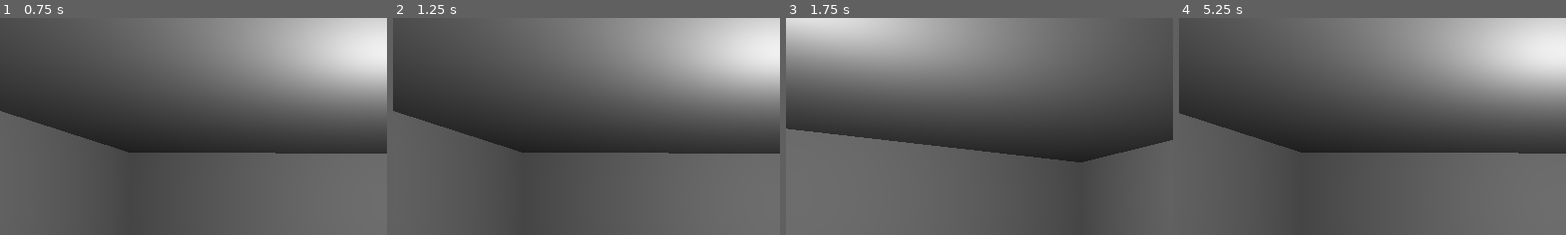
Above: before the commit, frames 1-4 (left to right).
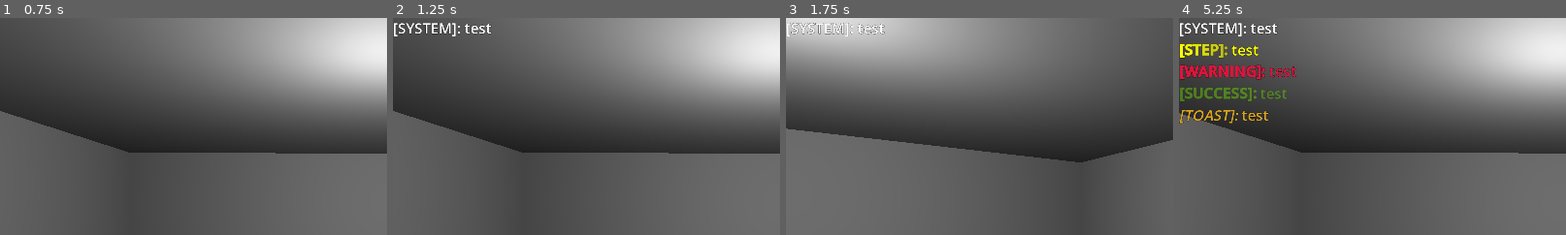
Above: after the commit, the same moments.

Repository: outget/Intensive-Care-Unit
Game: Godot game, scene res://scenes/icu.tscn
The game is run twice, just before and just after one commit, with the same random seed, the same clock (stepped at 60 frames per second) and the same inputs.
Inputs (mouse positions are % of the whole screen's width and height, from its top left):
- Up to frame 1 (0.75 s): tap Enter at 0.5 s; move the mouse to (45, 70) at 0.52 s; click (45, 70) at 0.67 s
- Up to frame 2 (1.25 s): no input
- Up to frame 3 (1.75 s): move the mouse to (80, 65) at 1.27 s; click (80, 65) at 1.42 s
- Up to frame 4 (5.25 s): move the mouse to (20, 35) at 2.02 s; click (20, 35) at 2.17 s; move the mouse to (55, 50) at 2.77 s; click (55, 50) at 2.92 s; tap Space at 3.5 s; move the mouse to (35, 25) at 3.52 s; click (35, 25) at 3.67 s; move the mouse to (72, 45) at 4.27 s; click (72, 45) at 4.42 s; move the mouse to (30, 55) at 5.02 s; click (30, 55) at 5.17 s
The pictures show only the part of the screen within x 0-50%, y 0-50%; the shares and areas given below are measured in that part.

Frame 1 is identical in both runs. In frame 2, 0.6% of the frame differs, in the area x 0-26%, y 2-9%; in frame 3, 0.6%; in frame 4, 3.5%, in the area x 0-31%, y 2-49%.

Commit message:
added messaging system, started json parsing

Diff:
--- /dev/null
+++ b/json/scenario.json
@@ -0,0 +1,245 @@
+{
+  "schema_version": "1.0",
+  "scenario_meta": {
+	"id": "icu_scenario_hypoxia_v1",
+	"title": "ΜΕΘ: Διαχείριση Υποξαιμίας & Αναπνευστήρα",
+	"description": "Σενάριο διαχείρισης πτώσης κορεσμού με χρήση αναπνευστήρα και υποχρεωτική ψηφιακή τεκμηρίωση.",
+	"estimated_duration_minutes": 8,
+	"difficulty": "Intermediate",
+	"learning_goals": [
+	  "Αναγνώριση κλινικού συναγερμού (SpO2)",
+	  "Αλληλεπίδραση με hotspots (Αναπνευστήρας, Μόνιτορ)",
+	  "Χρήση Documentation Gates στο e-Health module",
+      "Τήρηση πρωτοκόλλου κλιμάκωσης"
+	]
+  },
+  "initial_state": {
+	"time_elapsed": 0,
+	"current_score": 100,
+	"flags": {
+	  "assessment_complete": false,
+	  "oxygen_adjusted": false,
+	  "documentation_1_complete": false,
+	  "escalation_complete": false,
+	  "documentation_2_complete": false
+	},
+	"vitals": {
+	  "hr": 110,
+	  "spo2": 88,
+	  "rr": 24,
+	  "bp": "125/80",
+	  "temp": 37.0
+	},
+	"ui": {
+	  "active_hotspots": [
+		"hs_monitor",
+		"hs_patient",
+		"hs_ventilator",
+		"hs_ehr",
+        "hs_call"
+	  ],
+	  "monitor_alert": true
+	}
+  },
+  "hotspots": [
+	{ "id": "hs_monitor", "label": "Μόνιτορ Ζωτικών (Monitor)" },
+	{ "id": "hs_patient", "label": "Ασθενής/Κλίνη (Patient)" },
+	{ "id": "hs_ventilator", "label": "Αναπνευστήρας (Ventilator)" },
+	{ "id": "hs_ehr", "label": "Τερματικό EHR (e-Health)" },
+	{ "id": "hs_call", "label": "Κουμπί Κλήσης (Call Button)" }
+  ],
+  "ehr_config": {
+	"forms": {
+	  "assessment_form": {
+		"title": "Κλινική Αξιολόγηση",
+		"fields": ["observation", "skin_color", "consciousness"]
+	  },
+	  "intervention_form": {
+		"title": "Παρεμβάσεις / Ρυθμίσεις",
+		"fields": ["device", "fiO2_setting", "flow_rate"]
+	  },
+	  "communication_log": {
+		"title": "Ημερολόγιο Επικοινωνίας",
+		"fields": ["recipient", "reason", "outcome"]
+	  }
+	}
+  },
+  "rules": {
+	"global_rules": [
+	  {
+		"id": "rule_hypoxia_alarm",
+		"condition": {
+		  "target_vital": "spo2",
+		  "less_than": 90
+		},
+		"effects": [
+		  { "type": "ui_visual", "target": "hs_monitor", "state": "blinking_red" },
+		  { "type": "ui_toast", "style": "danger", "message": "ΣΥΝΑΓΕΡΜΟΣ: SpO2 < 90% (Υποξαιμία)" }
+		]
+	  }
+	]
+  },
+  "nodes": [
+	{
+	  "id": "n1_start",
+	  "type": "message",
+	  "text": "Βρίσκεστε στη ΜΕΘ. Ο ασθενής στην κλίνη 1 εμφανίζει ξαφνική δύσπνοια. Το μόνιτορ χτυπάει (SpO2: 88%).",
+	  "next_node_id": "n2_initial_decision"
+	},
+	{
+	  "id": "n2_initial_decision",
+	  "type": "decision",
+	  "text": "Ποια είναι η πρώτη σου ενέργεια;",
+	  "options": [
+		{
+		  "id": "opt_assess",
+		  "label": "Άμεση Αξιολόγηση Ασθενούς",
+		  "target_hotspot": "hs_patient",
+		  "effects": {
+			"score_delta": 10,
+			"flag_to_toggle": "assessment_complete",
+			"toast": "Παρατηρείς κυάνωση και ταχύπνοια."
+		  },
+		  "next_node_id": "n3_intervention"
+		},
+		{
+		  "id": "opt_check_monitor",
+		  "label": "Έλεγχος Ιστορικού στο Μόνιτορ",
+		  "target_hotspot": "hs_monitor",
+		  "effects": {
+			"score_delta": 5,
+			"toast": "Βλέπεις πτώση SpO2 τα τελευταία 5 λεπτά."
+		  },
+		  "next_node_id": "n3_intervention"
+		}
+	  ],
+	  "timeout": {
+		"seconds": 30,
+		"on_timeout_effects": {
+		  "vitals_update": { "spo2": 85, "hr": 120 },
+		  "score_delta": -10,
+		  "toast": "⚠️ Καθυστέρηση! Το SpO2 έπεσε στο 85%."
+		},
+		"next_node_id": "n3_intervention"
+	  }
+	},
+	{
+	  "id": "n3_intervention",
+	  "type": "decision",
+	  "text": "Το πρόβλημα είναι οξυγοναντικό. Πρέπει να ρυθμίσεις τον αναπνευστήρα.",
+	  "options": [
+		{
+		  "id": "opt_increase_o2",
+		  "label": "Αύξηση FiO2 (100%)",
+		  "target_hotspot": "hs_ventilator",
+		  "effects": {
+			"flag_to_toggle": "oxygen_adjusted",
+			"vitals_update": { "spo2": 94, "hr": 100 },
+			"score_delta": 20,
+			"toast": "✅ Η ρύθμιση έγινε. Το SpO2 ανεβαίνει."
+		  },
+		  "next_node_id": "n4_gate_documentation_1"
+		},
+		{
+		  "id": "opt_do_nothing",
+		  "label": "Καμία αλλαγή - Αναμονή",
+		  "target_hotspot": "hs_patient",
+		  "effects": {
+			"vitals_update": { "spo2": 80, "hr": 130 },
+			"score_delta": -20,
+			"toast": "⛔ Κρίσιμο λάθος. Ο ασθενής αποκορεώνεται."
+		  },
+		  "next_node_id": "n4_gate_documentation_1"
+		}
+	  ]
+	},
+	{
+	  "id": "n4_gate_documentation_1",
+	  "type": "gate",
+	  "text": "🛑 GATE: Τεκμηρίωση Αξιολόγησης & Παρέμβασης.",
+	  "description": "Το σύστημα μπλοκάρει τη συνέχεια μέχρι να συμπληρωθούν τα πεδία στο EHR.",
+	  "gate_requirements": {
+		"target_hotspot": "hs_ehr",
+		"required_forms": [
+		  { "form_id": "assessment_form", "fields": ["observation"] },
+		  { "form_id": "intervention_form", "fields": ["fiO2_setting"] }
+		]
+	  },
+	  "feedback_blocked": "⚠️ Πρέπει να συμπληρώσεις το EHR για να προχωρήσεις.",
+	  "feedback_success": "✅ Η τεκμηρίωση αποθηκεύτηκε.",
+	  "effects_on_pass": {
+		"flag_to_toggle": "documentation_1_complete",
+		"score_delta": 10
+	  },
+	  "next_node_id": "n5_reassessment"
+	},
+	{
+	  "id": "n5_reassessment",
+	  "type": "message",
+	  "text": "5 λεπτά αργότερα... Η κατάσταση έχει σταθεροποιηθεί (SpO2: 94%), αλλά ο ασθενής παραμένει ταχύπνοος.",
+	  "next_node_id": "n6_escalation_decision"
+	},
+	{
+	  "id": "n6_escalation_decision",
+	  "type": "decision",
+	  "text": "Χρειάζεται περαιτέρω ενέργεια;",
+	  "options": [
+		{
+		  "id": "opt_call_doc",
+		  "label": "Κλήση Ιατρού (Κλιμάκωση)",
+		  "target_hotspot": "hs_call",
+		  "effects": {
+			"flag_to_toggle": "escalation_complete",
+			"score_delta": 10,
+			"toast": "Έγινε κλήση στον εφημερεύοντα."
+		  },
+		  "next_node_id": "n7_gate_documentation_2"
+		},
+		{
+		  "id": "opt_wait",
+		  "label": "Όχι, συνεχίζω παρακολούθηση",
+		  "target_hotspot": "hs_monitor",
+		  "effects": {
+			"score_delta": 0,
+			"toast": "Συνεχίζεις την παρακολούθηση."
+		  },
+		  "next_node_id": "n8_end_scenario"
+		}
+	  ]
+	},
+	{
+	  "id": "n7_gate_documentation_2",
+	  "type": "gate",
+	  "text": "🛑 GATE: Καταγραφή Επικοινωνίας.",
+	  "description": "Κατάγραψε την κλήση στο Communication Log.",
+	  "gate_requirements": {
+		"target_hotspot": "hs_ehr",
+		"required_forms": [
+		  { "form_id": "communication_log", "fields": ["recipient", "outcome"] }
+		]
+	  },
+	  "feedback_blocked": "⚠️ Εκκρεμεί η καταγραφή της κλήσης στο EHR.",
+	  "effects_on_pass": {
+		"flag_to_toggle": "documentation_2_complete",
+		"score_delta": 5
+	  },
+	  "next_node_id": "n8_end_scenario"
+	},
+	{
+	  "id": "n8_end_scenario",
+	  "type": "end",
+	  "text": "Το σενάριο ολοκληρώθηκε.",
+	  "debrief_config": {
+		"show_score": true,
+		"show_decision_path": true,
+		"highlight_missed_docs": true,
+		"export_log": true
+	  }
+	}
+  ],
+  "logging": {
+	"enabled": true,
+	"log_events": ["NODE_ENTER", "HOTSPOT_INTERACTION", "OPTION_SELECTED", "EHR_SUBMIT", "VITALS_CHANGE"],
+	"export_format": "JSON"
+  }
+}
--- a/scenes/icu.tscn
+++ b/scenes/icu.tscn
@@ -1,5 +1,6 @@
 [gd_scene format=3 uid="uid://sn4flskn7sqx"]
 
+[ext_resource type="Script" uid="uid://rwsficf5ia11" path="res://scripts/icu.gd" id="1_olvcr"]
 [ext_resource type="Script" uid="uid://cvsmj7kqna37f" path="res://scripts/camera_controller.gd" id="1_p76sa"]
 [ext_resource type="PackedScene" uid="uid://2d2maesqeab5" path="res://scenes/hs_patient.tscn" id="2_dl0ga"]
 [ext_resource type="PackedScene" uid="uid://cpvxahtxi3igb" path="res://scenes/hs_monitor.tscn" id="3_qtq7s"]
@@ -8,6 +9,8 @@
 [ext_resource type="Script" uid="uid://tbyx6n4vb4q2" path="res://scripts/hs_call.gd" id="5_qtq7s"]
 [ext_resource type="Shader" uid="uid://cbq4fl7s40nf6" path="res://shaders/outline.gdshader" id="6_klxhk"]
 [ext_resource type="Script" uid="uid://cnbpahk2otrf6" path="res://scripts/ui_manager.gd" id="8_t06jp"]
+[ext_resource type="PackedScene" uid="uid://blv08tav23xv2" path="res://scenes/message_item.tscn" id="10_78i5d"]
+[ext_resource type="Script" uid="uid://c3bgfnwyy4cyn" path="res://scripts/message_manager.gd" id="11_vkd3a"]
 
 [sub_resource type="BoxMesh" id="BoxMesh_v321d"]
 
@@ -36,7 +39,9 @@
 height = 0.03315735
 radius = 0.029785156
 
-[node name="IntensiveCareUnit" type="Node3D" unique_id=327916923]
+[node name="IntensiveCareUnit" type="Node3D" unique_id=327916923 node_paths=PackedStringArray("msgs")]
+script = ExtResource("1_olvcr")
+msgs = NodePath("UI/VBoxContainer")
 
 [node name="OmniLight3D" type="OmniLight3D" parent="." unique_id=1733835946]
 transform = Transform3D(1, 0, 0, 0, 1, 0, 0, 0, 1, 0, 1, 0)
@@ -112,15 +117,25 @@
 transform = Transform3D(1, 0, 0, 0, 1, 0, 0, 0, 1, 0, 0.38605294, 0)
 shape = SubResource("CylinderShape3D_dl0ga")
 
-[node name="CanvasLayer" type="CanvasLayer" parent="." unique_id=1639335167 node_paths=PackedStringArray("tooltips_label")]
+[node name="UI" type="CanvasLayer" parent="." unique_id=1639335167 node_paths=PackedStringArray("tooltips_label")]
 script = ExtResource("8_t06jp")
 tooltips_label = NodePath("Label")
 
-[node name="Label" type="Label" parent="CanvasLayer" unique_id=585937640]
+[node name="Label" type="Label" parent="UI" unique_id=585937640]
 offset_right = 40.0
 offset_bottom = 23.0
 theme_override_font_sizes/font_size = 36
 
+[node name="VBoxContainer" type="VBoxContainer" parent="UI" unique_id=280678741]
+offset_right = 970.0
+offset_bottom = 433.0
+script = ExtResource("11_vkd3a")
+
+[node name="MessageItem" parent="UI/VBoxContainer" unique_id=1984952328 instance=ExtResource("10_78i5d")]
+layout_mode = 2
+bbcode_enabled = true
+text = ""
+
 [connection signal="input_event" from="HsCall/Area3D" to="HsCall" method="_on_area_3d_input_event"]
 [connection signal="mouse_entered" from="HsCall/Area3D" to="HsCall" method="_on_area_3d_mouse_entered"]
 [connection signal="mouse_exited" from="HsCall/Area3D" to="HsCall" method="_on_area_3d_mouse_exited"]
--- /dev/null
+++ b/scenes/message_item.tscn
@@ -0,0 +1,15 @@
+[gd_scene format=3 uid="uid://blv08tav23xv2"]
+
+[ext_resource type="Script" uid="uid://cl06qnj0va60j" path="res://scripts/message_item.gd" id="1_ff2em"]
+
+[node name="MessageItem" type="RichTextLabel" unique_id=1984952328]
+offset_right = 1126.0
+offset_bottom = 357.0
+theme_override_constants/shadow_outline_size = 2
+theme_override_constants/outline_size = 2
+theme_override_font_sizes/normal_font_size = 36
+theme_override_font_sizes/bold_font_size = 36
+theme_override_font_sizes/bold_italics_font_size = 36
+theme_override_font_sizes/italics_font_size = 36
+theme_override_font_sizes/mono_font_size = 36
+script = ExtResource("1_ff2em")
--- /dev/null
+++ b/scripts/icu.gd
@@ -0,0 +1,43 @@
+extends Node3D
+
+@export var msgs: VBoxContainer
+var scenario_data: Dictionary
+var current_node_id: String
+var current_score: int
+var vitals: Dictionary
+var flags: Dictionary
+
+func load_from_json():
+	var file = FileAccess.open("res://json/scenario.json", FileAccess.READ)
+	var content = file.get_as_text()
+	var json = JSON.new()
+
+	var error = json.parse(content)
+
+	if error == OK:
+		scenario_data = json.data
+
+	if scenario_data:
+		current_score = scenario_data["initial_state"]["current_score"]
+		vitals = scenario_data["initial_state"]["vitals"]
+		flags = scenario_data["initial_state"]["flags"]
+
+
+# Called when the node enters the scene tree for the first time.
+func _ready() -> void:
+	load_from_json()
+	await get_tree().create_timer(1).timeout
+	msgs.add_msg("test", Message.MsgType.SYSTEM)
+	await get_tree().create_timer(1).timeout
+	msgs.add_msg("test", Message.MsgType.STEP)
+	await get_tree().create_timer(1).timeout
+	msgs.add_msg("test", Message.MsgType.WARNING)
+	await get_tree().create_timer(1).timeout
+	msgs.add_msg("test", Message.MsgType.SUCCESS)
+	await get_tree().create_timer(1).timeout
+	msgs.add_msg("test", Message.MsgType.TOAST)
+
+
+# Called every frame. 'delta' is the elapsed time since the previous frame.
+func _process(delta: float) -> void:
+	pass
--- /dev/null
+++ b/scripts/message_item.gd
@@ -0,0 +1,29 @@
+extends RichTextLabel
+
+enum MsgType {STEP, TOAST, WARNING, SUCCESS, SYSTEM}
+
+func setup(msg: String, type: MsgType) -> void:
+	bbcode_enabled = true
+	fit_content = true
+	mouse_filter = MOUSE_FILTER_IGNORE
+	modulate.a = 0.0
+
+	var type_name: String = MsgType.keys()[type]
+
+	match type:
+		MsgType.STEP:
+			append_text("[color=yellow][fade start=0 length=14][b][" + type_name + "]:[/b][/fade] " + msg + "[/color]")
+		MsgType.WARNING:
+			append_text("[color=crimson][shake rate=20.0 level=5 bl=1][b][" + type_name + "]:[/b] " + msg + "[/shake][/color]")
+		MsgType.SUCCESS:
+			append_text("[color=chartreuse][pulse freq=1.0 color=#ffffff44 ease=-2.0][b][" + type_name + "]:[/b] " + msg + "[/pulse][/color]")
+		MsgType.TOAST:
+			append_text("[color=goldenrod][i][" + type_name + "]:[/i] " + msg + "[/color]")
+		MsgType.SYSTEM:
+			append_text("[" + type_name + "]: " + msg)
+
+	var tween = create_tween()
+	tween.tween_property(self, "modulate:a", 1.0, 0.2)
+	tween.tween_interval(15.0)
+	tween.tween_property(self, "modulate:a", 0.0, 0.4)
+	tween.tween_callback(queue_free)
--- /dev/null
+++ b/scripts/message_manager.gd
@@ -0,0 +1,22 @@
+class_name Message extends VBoxContainer
+
+# Preload our individual row scene template into memory
+const MESSAGE_ITEM_SCENE = preload("res://scenes/message_item.tscn")
+
+# Forward the Enum definition to stay backwards-compatible with your main script calls
+enum MsgType {STEP, TOAST, WARNING, SUCCESS, SYSTEM}
+
+func _ready() -> void:
+	# Clear out any editor placeholder nodes inside the container on start
+	for child in get_children():
+		child.queue_free()
+
+func add_msg(msg: String, type: MsgType) -> void:
+	# 1. Instantiate a fresh, independent label row
+	var new_item = MESSAGE_ITEM_SCENE.instantiate()
+
+	# 2. Add it as a child to this VBoxContainer layout node
+	add_child(new_item)
+
+	# 3. Fire its local initialization data constructor script
+	new_item.setup(msg, type)
Not shown, added: scripts/icu.gd.uid
Not shown, added: scripts/message_item.gd.uid
Not shown, added: scripts/message_manager.gd.uid
